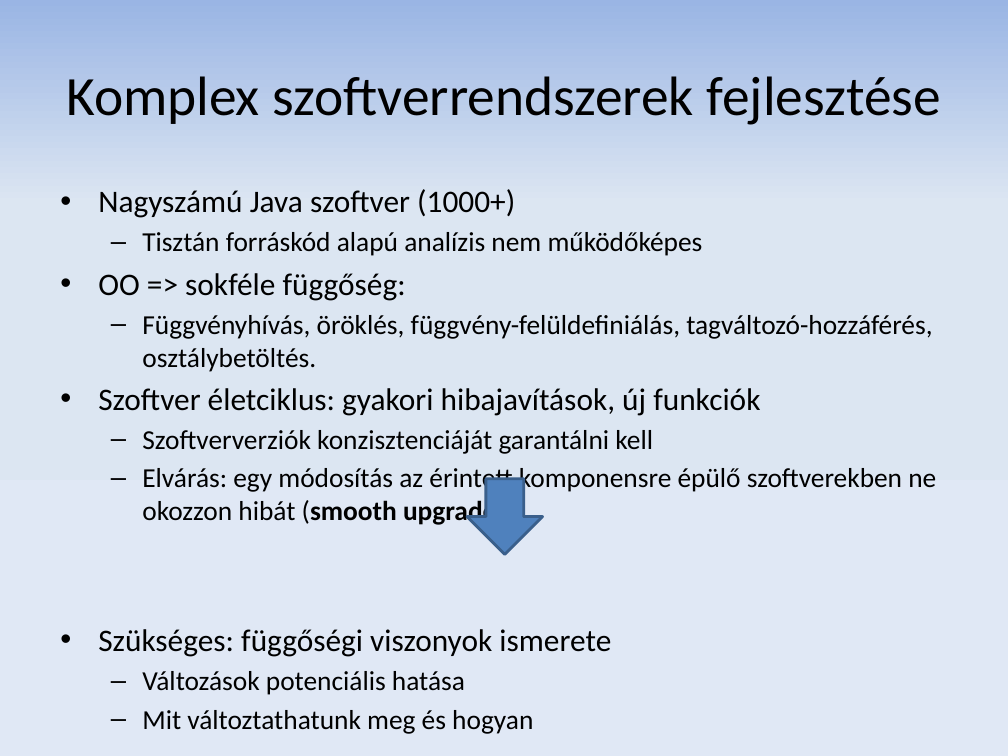
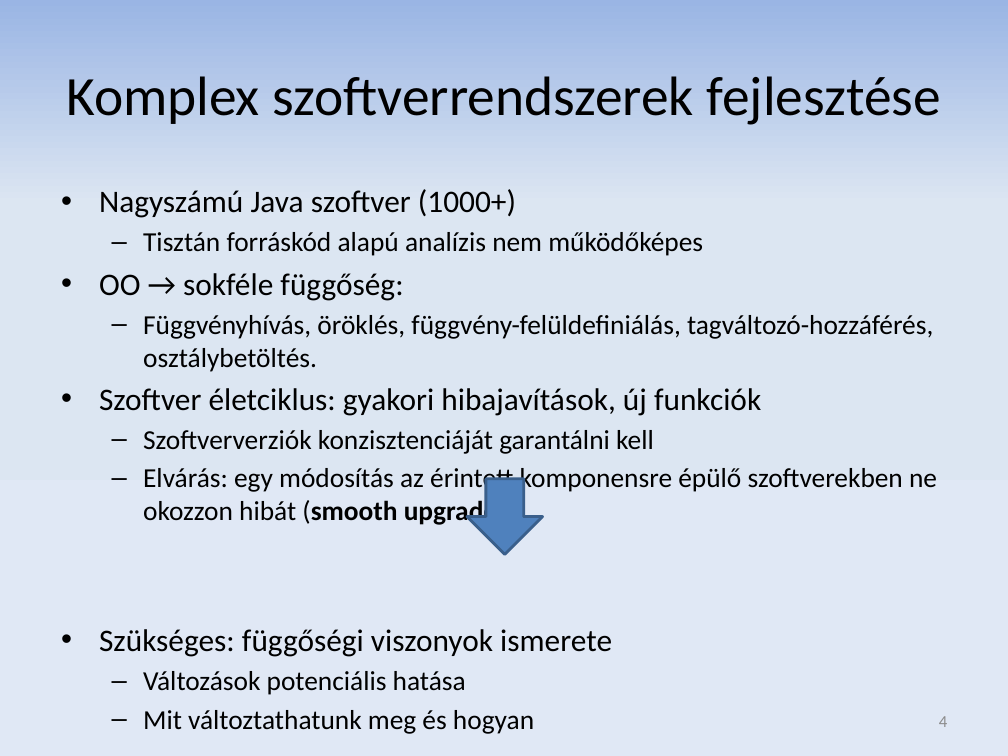
Before and after one commit to donat/incquery-deps, a slide deck: slide 4 of incquery-deps-documentation/presentation/tdk_pres_hu_v2.pptx. Drawn at 1008x756 pixels with LibreOffice and Linux fonts; fonts in the diff are those of the drawing. Boxes give left, top, right and bottom in pixels: in the first picture for what was removed or moved away, otherwise in the second. Text is boxed around its words. In the diff, an @@ line names an element or a change of style, - is before the commit and + after.

```diff
--- a/incquery-deps-documentation/presentation/tdk_pres_hu_v2.pptx
+++ b/incquery-deps-documentation/presentation/tdk_pres_hu_v2.pptx
@@ text at (99,273,403,301): text changed @@
-• OO => sokféle függőség:
+• OO → sokféle függőség:
@@ page number added at (939,716,947,727), 12 pt, text #8C8C8C @@
+4
```
Also in this commit, not shown: 20 other slides changed.
